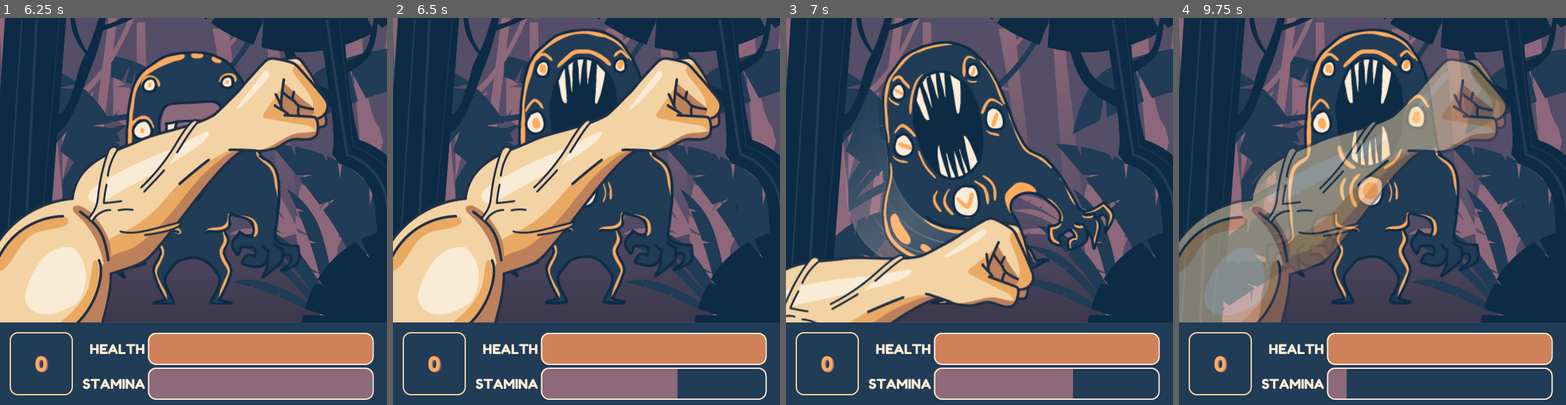
Above: before the commit, frames 1-4 (left to right).
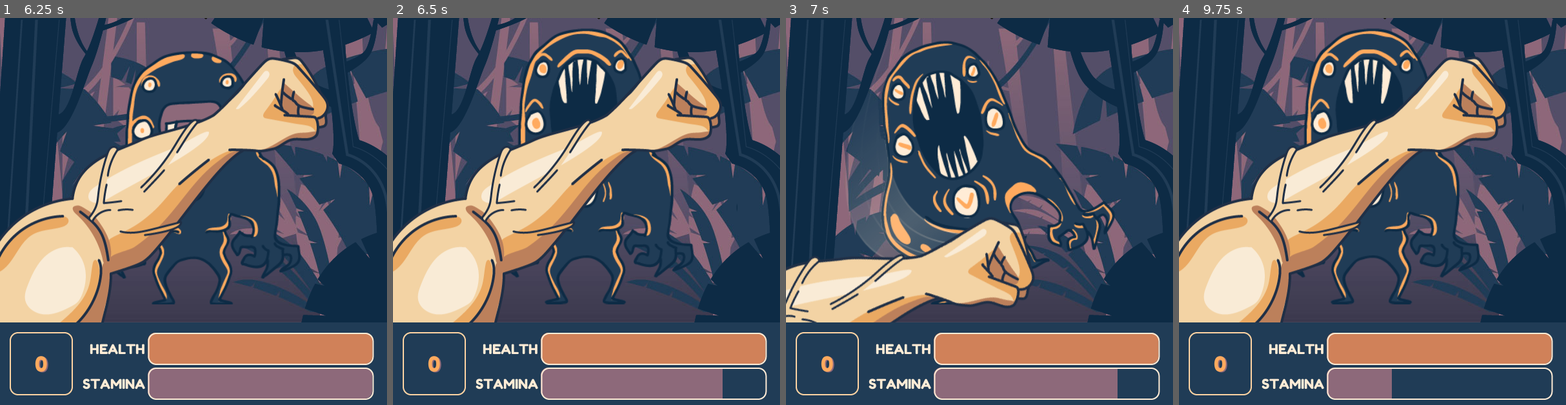
Above: after the commit, the same moments.

Repository: blackmambastudio/mocho
Game: Godot game, scene res://Game.tscn
Two runs of this game, one before a commit and one after it. Both use one fixed random seed, a clock stepped at 60 frames per second and the inputs below.
Inputs (mouse positions are in pixels of both pictures, inside the frame that each line leads up to):
- Up to frame 1 (6.25 s): move the mouse to (278, 192) at 0.52 s; hold Right (ui_right) 0.53-1.28 s; tap D (block) every 1.5 s from 0.6 to 5.1 s; click (278, 192) at 0.67 s; move the mouse to (116, 230) at 1.27 s; tap K (hit) every 1.5 s from 1.35 to 5.85 s; tap Enter at 2, 5.75 s; move the mouse to (232, 126) at 2.02 s; hold Right (ui_right) 2.03-3.53 s; move the mouse to (174, 288) at 2.77 s; click (174, 288) at 2.92 s; move the mouse to (309, 269) at 3.52 s; tap Space at 4.25 s; move the mouse to (77, 153) at 4.27 s; move the mouse to (212, 211) at 5.02 s; click (212, 211) at 5.17 s; move the mouse to (135, 114) at 5.77 s; hold Right (ui_right) from 5.78 s (still down)
- Up to frame 2 (6.5 s): keep holding Right (ui_right)
- Up to frame 3 (7 s): keep holding Right (ui_right); move the mouse to (1064, 192) at 6.52 s; tap D (block) at 6.6 s
- Up to frame 4 (9.75 s): move the mouse to (1295, 230) at 7.27 s; tap K (hit) at 7.35, 8.85 s; click (1295, 230) at 7.42 s; move the mouse to (1411, 126) at 8.02 s; release Right (ui_right) at 8.03 s; tap D (block) at 8.1, 9.6 s; move the mouse to (1353, 288) at 8.77 s; move the mouse to (1488, 269) at 9.52 s; hold Right (ui_right) from 9.53 s (still down); click (1488, 269) at 9.67 s

Frame 1 is identical in both runs. In frame 2, 0.9% of the frame differs, in the area x 73-86%, y 90-99%; in frame 3, 0.9%; in frame 4, 21%, in the area x 0-85%, y 10-99%.

Commit message:
restores stamina at begins

Diff:
--- a/Game.gd
+++ b/Game.gd
@@ -25,6 +25,7 @@
 
 func start_juego():
 	$UI.update_health(100)
+	$Mocho.add_stamina(100)
 	$UI.update_stamina(100)
 	$UI.update_kills(0)
 	self.new_monster()
